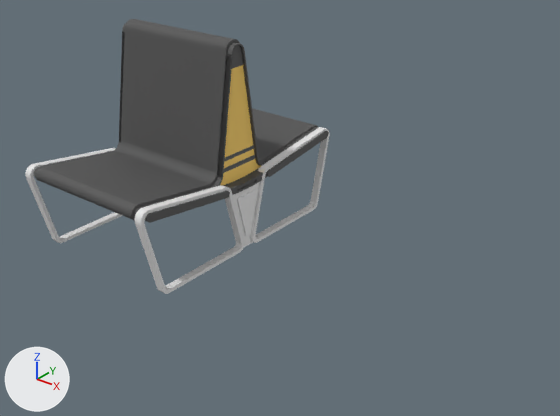
Renders of the FBX model Assets/FBX/Corridoors/Bench_Seat.fbx from each side of a commit.
Rendered twice from a 50 mm camera at (6.68, -6.43, 4.68) aimed at (1.66, -0.15, 0.79). Every picture has the same lights, and +X, +Y and +Z are marked at lower left. Where no turn or scale is listed for an object, it has been applied to the vertices.
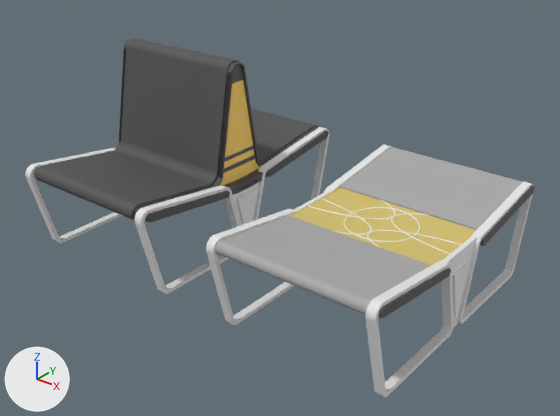
Diff of the bpy script that builds the scene:
```diff
--- a/Assets/FBX/Corridoors/Bench_Seat.fbx.py
+++ b/Assets/FBX/Corridoors/Bench_Seat.fbx.py
@@ me_circle_019 @@
 me_circle_019.from_pydata(...)  # 136 vertices, 70 faces; spans x -0.83..0.86, y -1.67..1.68, z 0.77..2.59
+# me_circle_019 part 4: all 34 vertices in x -0.83..0.86, y -0.13..0.12, z 2.48..2.59 are moved by (0.0, 0.0, -0.24)
 me_circle_019.materials.append(mat_material_021)
@@ me_circle_020 @@
 me_circle_020.from_pydata(...)  # 68 vertices, 1 face; spans x 0.89, y -1.62..1.64, z 0.82..2.53
+# me_circle_020 part 1: all 17 vertices in x 0.89, y -0.1..0.09, z 2.43..2.53 are moved by (0.0, 0.0, -0.2)
 me_circle_020.materials.append(mat_material)
@@ me_circle_000 @@
 me_circle_000.from_pydata(...)  # 27 vertices, 3 faces; spans x 0.892, y -0.324..0.318, z 1.061..2.539
+# me_circle_000 part 3: the loose piece of 19 vertices spanning x 0.892, y -0.129..0.122, z 2.276..2.539 is scaled about its middle by (0.967, 1, 0.841), then moved by (0.0, 0.0, -0.193)
 me_circle_000.materials.append(mat_material_006)
@@ me_circle_016 @@
 me_circle_016.from_pydata(...)  # 408 vertices, 340 faces; spans x -0.89..0.93, y -1.64..1.66, z 0.8..2.55
+# me_circle_016 part 2: all 102 vertices in x -0.89..0.93, y -0.12..0.11, z 2.43..2.55 are scaled about their middle by (1, 1, 0.836), then moved by (0.0, 0.0, -0.21)
 me_circle_016.materials.append(mat_material_001)
@@ ob_circle_004 @@
 ob_circle_004 = bpy.data.objects.new('Circle.004', me_circle_000)
-ob_circle_004.location = (0.008, 0.0, 0.0)
+ob_circle_004.location = (0.008, 0.0, -0.002)
@@ ob_circle_027 @@
+ob_circle_027 = bpy.data.objects.new('Circle.027', me_circle_007)  # 124 vertices, 66 faces; spans x 0.82..1.0, y -1.62..1.64, z 0.83..1.09; in mat_material_043 (dark grey #535353), mat_material_041 (dark grey #535353)
+ob_circle_027.location = (2.92, 0.0, 0.0)
@@ ob_circle_020 @@
+ob_circle_020 = bpy.data.objects.new('Circle.020', me_circle_037)  # 140 vertices, 140 faces; spans x -2.78..-0.13, y -0.01..5.1, z -4.45..-4.0; in mat_material_064 (white #e7e7e7)
+ob_circle_020.location = (2.923, 0.0, 0.0)
+ob_circle_020.rotation_euler = (-1.571, 0.0, 1.571)  # degrees (-90, 0, 90)
+ob_circle_020.scale = (-0.603, -0.219, -0.219)
@@ ob_circle_024 @@
+ob_circle_024 = bpy.data.objects.new('Circle.024', me_circle_003)  # 36 vertices, 32 faces; spans x -5.0..4.8, y -23.3..-21.5, z 293.1..311.1
+ob_circle_024.location = (2.92, 0.0, 0.0)
+ob_circle_024.rotation_euler = (1.571, 0.0, -1.571)  # degrees (90, 0, -90)
+ob_circle_024.scale = (-0.104, -0.0404, -0.00301)
@@ ob_circle_005 @@
+ob_circle_005 = bpy.data.objects.new('Circle.005', me_circle_033)  # 140 vertices, 140 faces; spans x 0.88..0.98, y 0.08..1.67, z 0.0..1.12; in mat_material_058 (white #e7e7e7)
+ob_circle_005.location = (2.92, 0.0, 0.0)
@@ ob_circle_007 @@
+ob_circle_007 = bpy.data.objects.new('Circle.007', me_circle_034)  # 140 vertices, 140 faces; spans x -0.98..-0.88, y -1.67..-0.08, z 0.0..1.12; in mat_material_059 (white #e7e7e7)
+ob_circle_007.location = (2.923, 0.0, 0.0)
@@ ob_circle_023 @@
+ob_circle_023 = bpy.data.objects.new('Circle.023', me_circle_001)  # 36 vertices, 32 faces; spans x -0.92..0.91, y -0.51..0.48, z 0.81..0.94; in mat_material_002 (yellow #d5c16e)
+ob_circle_023.location = (2.92, 0.0, 0.0)
@@ ob_circle_014 @@
+ob_circle_014 = bpy.data.objects.new('Circle.014', me_circle_022)  # 84 vertices, 49 faces; spans x -0.94..0.93, y -1.65..1.65, z 0.79..1.11; in mat_material_023 (grey #aaaaaa)
+ob_circle_014.location = (2.92, 0.0, 0.0)
@@ ob_circle_022 @@
+ob_circle_022 = bpy.data.objects.new('Circle.022', me_cucircle_000)  # 504 vertices, 488 faces; spans x -1.9..1.9, y -1.1..1.04, z 1.86..1.94
+ob_circle_022.location = (2.92, 0.0, 0.0)
+ob_circle_022.rotation_euler = (-3.142, 0.0, 0.0)  # degrees (-180, 0, 0)
+ob_circle_022.scale = (-0.49, -0.49, -0.49)
@@ ob_circle_029 @@
+ob_circle_029 = bpy.data.objects.new('Circle.029', me_circle_021)  # 140 vertices, 140 faces; spans x -2.78..-0.13, y -0.01..5.1, z -4.45..-4.0; in mat_material_048 (white #e7e7e7)
+ob_circle_029.location = (2.92, 0.0, 0.0)
+ob_circle_029.rotation_euler = (-1.571, 0.0, -1.571)  # degrees (-90, 0, -90)
+ob_circle_029.scale = (-0.603, -0.219, -0.219)
@@ ob_circle_019 @@
+ob_circle_019 = bpy.data.objects.new('Circle.019', me_circle_036)  # 36 vertices, 32 faces; spans x -0.937..-0.882, y -0.522..0.497, z 0.871..0.944
+ob_circle_019.location = (2.923, 0.0, 0.0)
@@ ob_plane_003 @@
+ob_plane_003 = bpy.data.objects.new('Plane.003', me_plane_007.copy())  # the mesh of ob_plane_006
+ob_plane_003.location = (2.92, 0.0, 0.0)
```

Pixel boxes [x1, y1, x2, y2] of what changed, in the pictures (560 x 416 px; the box of a moved part takes in the faces that stretch with it):
'SeatOverlay', reshaped (9% shorter): before [35, 19, 318, 220]; after [35, 38, 318, 220]
'Circle.014', added: after [215, 147, 522, 315]
'Circle.023', added (yellow): after [290, 187, 476, 265]
'Circle.029', added: after [365, 261, 454, 397]
'Circle.005', added: after [457, 182, 534, 323]
'Circle', reshaped (9% shorter): before [34, 22, 319, 218]; after [34, 39, 319, 218]
'Circle.007', added: after [206, 209, 298, 325]
'Circle.027', added: after [378, 186, 535, 318]
'Plane.003', added: after [450, 243, 475, 327]
'Circle.022', added: after [308, 198, 462, 254]
'Circle.004', reshaped, moved (16% shorter): before [223, 45, 255, 173]; after [224, 65, 255, 173]
'Circle.020', added: after [324, 145, 391, 193]
'Circle.024', added: after [442, 236, 477, 264]
'Circle.019', added: after [293, 190, 332, 211]
part 1 of me_circle_020, moved or reshaped: before [225, 65, 257, 168]; after [225, 80, 257, 168]
part 2 of me_circle_016, moved or reshaped: before [120, 22, 259, 161]; after [120, 39, 259, 161]
part 3 of me_circle_000, moved or reshaped: before [232, 45, 243, 68]; after [232, 65, 243, 84]
part 4 of me_circle_019, moved or reshaped: before [122, 19, 287, 151]; after [122, 38, 287, 151]
